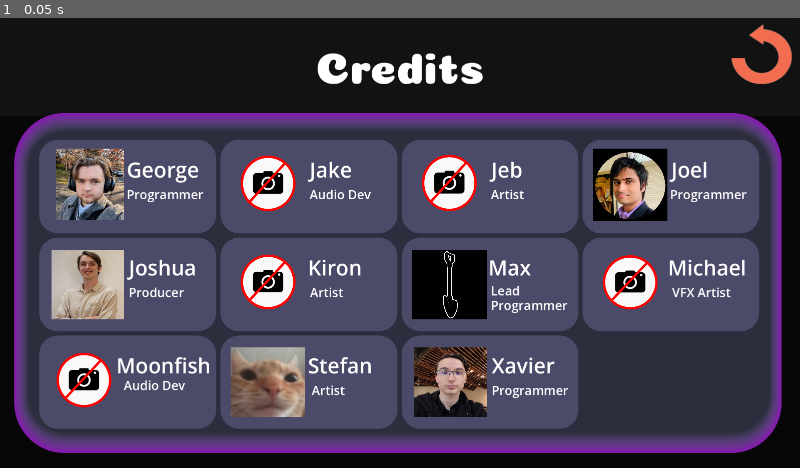
Above: before the commit, frame 1.
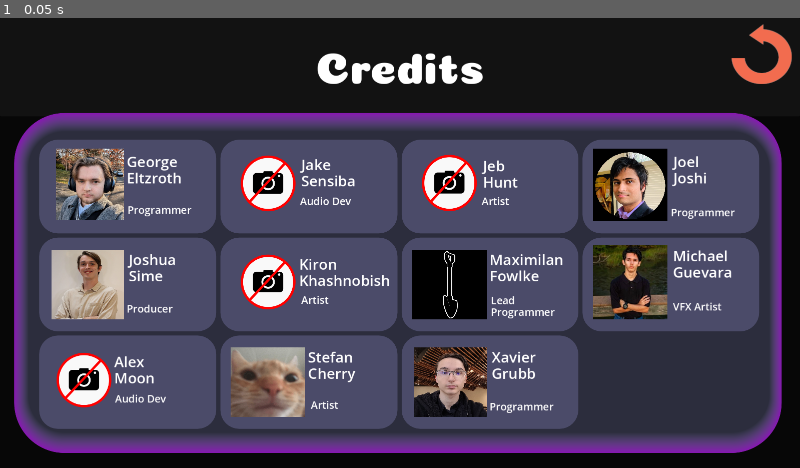
Above: after the commit, the same moment.

Repository: corpusCallosotomy/BubbleBowl
Game: Godot game, scene res://scenes/screens/menus/Credits.tscn
The game is run twice, just before and just after one commit, with the same random seed, the same clock (stepped at 60 frames per second) and the same inputs. This scene is started directly instead of the project's main scene.
Inputs:
- Up to frame 1 (0.05 s): no input

The runs differ from the first frame. In frame 1, 5.4% of the frame differs, in the area x 14-94%, y 30-88%.

Commit message:
Update Credits
Last Names Added

Diff:
--- a/scenes/screens/menus/Credits.tscn
+++ b/scenes/screens/menus/Credits.tscn
@@ -10,6 +10,7 @@
 [ext_resource type="Texture2D" uid="uid://f3fds8gkrko0" path="res://art/UI/credit_icons/new_icons/Joshua.jpg" id="7_gydcs"]
 [ext_resource type="Texture2D" uid="uid://btcorpagb0nbo" path="res://art/UI/credit_icons/new_icons/max.png" id="8_evda8"]
 [ext_resource type="Texture2D" uid="uid://dlb6aqjmwt41" path="res://art/UI/credit_icons/new_icons/stefan.png" id="9_smtvr"]
+[ext_resource type="Texture2D" uid="uid://dphapnburcl55" path="res://art/UI/credit_icons/new_icons/Michael.png" id="10_pujtw"]
 [ext_resource type="Texture2D" uid="uid://bi50agtmumvtq" path="res://art/UI/credit_icons/new_icons/Xavier.jpg" id="10_vul4o"]
 
 [sub_resource type="StyleBoxTexture" id="StyleBoxTexture_fif3c"]
@@ -41,7 +42,8 @@
 corner_radius_bottom_left = 45
 
 [sub_resource type="LabelSettings" id="LabelSettings_jpr2e"]
-font_size = 50
+line_spacing = -10.0
+font_size = 35
 
 [node name="Credits" type="Control"]
 layout_mode = 3
@@ -154,7 +156,8 @@
 offset_bottom = 1.5
 grow_vertical = 2
 theme_override_font_sizes/font_size = 36
-text = "George"
+text = "George
+Eltzroth"
 label_settings = SubResource("LabelSettings_jpr2e")
 vertical_alignment = 1
 
@@ -163,12 +166,12 @@
 anchors_preset = 4
 anchor_top = 0.5
 anchor_bottom = 0.5
-offset_left = 210.0
-offset_top = -17.5
-offset_right = 419.0
-offset_bottom = 55.5
-grow_vertical = 2
-theme_override_font_sizes/font_size = 30
+offset_left = 212.0
+offset_top = 19.5
+offset_right = 421.0
+offset_bottom = 92.5
+grow_vertical = 2
+theme_override_font_sizes/font_size = 25
 text = "Programmer"
 vertical_alignment = 1
 
@@ -196,13 +199,14 @@
 anchors_preset = 4
 anchor_top = 0.5
 anchor_bottom = 0.5
-offset_left = 214.0
-offset_top = -83.5
-offset_right = 423.0
-offset_bottom = 1.5
-grow_vertical = 2
-theme_override_font_sizes/font_size = 36
-text = "Jake"
+offset_left = 194.0
+offset_top = -77.5
+offset_right = 403.0
+offset_bottom = 10.5
+grow_vertical = 2
+theme_override_font_sizes/font_size = 90
+text = "Jake
+Sensiba"
 label_settings = SubResource("LabelSettings_jpr2e")
 vertical_alignment = 1
 
@@ -211,12 +215,12 @@
 anchors_preset = 4
 anchor_top = 0.5
 anchor_bottom = 0.5
-offset_left = 214.0
-offset_top = -17.5
-offset_right = 423.0
-offset_bottom = 55.5
-grow_vertical = 2
-theme_override_font_sizes/font_size = 30
+offset_left = 191.0
+offset_top = -1.5
+offset_right = 400.0
+offset_bottom = 71.5
+grow_vertical = 2
+theme_override_font_sizes/font_size = 25
 text = "Audio Dev"
 vertical_alignment = 1
 
@@ -240,6 +244,104 @@
 theme_override_styles/panel = SubResource("StyleBoxFlat_vn8ey")
 
 [node name="Name" type="Label" parent="CanvasLayer/ButtonMenu/GridContainer/Jeb"]
+layout_mode = 1
+anchors_preset = 4
+anchor_top = 0.5
+anchor_bottom = 0.5
+offset_left = 195.0
+offset_top = -74.5
+offset_right = 404.0
+offset_bottom = 13.5
+grow_vertical = 2
+theme_override_font_sizes/font_size = 36
+text = "Jeb
+Hunt"
+label_settings = SubResource("LabelSettings_jpr2e")
+vertical_alignment = 1
+
+[node name="Role" type="Label" parent="CanvasLayer/ButtonMenu/GridContainer/Jeb"]
+layout_mode = 1
+anchors_preset = 4
+anchor_top = 0.5
+anchor_bottom = 0.5
+offset_left = 192.0
+offset_top = -1.5
+offset_right = 401.0
+offset_bottom = 71.5
+grow_vertical = 2
+theme_override_font_sizes/font_size = 25
+text = "Artist"
+vertical_alignment = 1
+
+[node name="TextureRect" type="TextureRect" parent="CanvasLayer/ButtonMenu/GridContainer/Jeb"]
+layout_mode = 1
+anchors_preset = 4
+anchor_top = 0.5
+anchor_bottom = 0.5
+offset_left = 25.0
+offset_top = -100.5
+offset_right = 204.0
+offset_bottom = 83.5
+grow_vertical = 2
+texture = ExtResource("5_y8s6l")
+expand_mode = 1
+
+[node name="Joel" type="Panel" parent="CanvasLayer/ButtonMenu/GridContainer"]
+layout_mode = 2
+size_flags_horizontal = 3
+size_flags_vertical = 3
+theme_override_styles/panel = SubResource("StyleBoxFlat_vn8ey")
+
+[node name="Name" type="Label" parent="CanvasLayer/ButtonMenu/GridContainer/Joel"]
+layout_mode = 1
+anchors_preset = 4
+anchor_top = 0.5
+anchor_bottom = 0.5
+offset_left = 218.0
+offset_top = -85.0
+offset_right = 427.0
+offset_bottom = 3.0
+grow_vertical = 2
+theme_override_font_sizes/font_size = 36
+text = "Joel
+Joshi"
+label_settings = SubResource("LabelSettings_jpr2e")
+vertical_alignment = 1
+
+[node name="Role" type="Label" parent="CanvasLayer/ButtonMenu/GridContainer/Joel"]
+layout_mode = 1
+anchors_preset = 4
+anchor_top = 0.5
+anchor_bottom = 0.5
+offset_left = 212.0
+offset_top = 25.5
+offset_right = 433.0
+offset_bottom = 98.5
+grow_vertical = 2
+theme_override_font_sizes/font_size = 25
+text = "Programmer"
+vertical_alignment = 1
+
+[node name="TextureRect" type="TextureRect" parent="CanvasLayer/ButtonMenu/GridContainer/Joel"]
+layout_mode = 1
+anchors_preset = 4
+anchor_top = 0.5
+anchor_bottom = 0.5
+offset_left = 25.0
+offset_top = -91.5
+offset_right = 204.0
+offset_bottom = 83.5
+grow_vertical = 2
+texture = ExtResource("6_7f1po")
+expand_mode = 1
+
+[node name="Joshua" type="Panel" parent="CanvasLayer/ButtonMenu/GridContainer"]
+layout_mode = 2
+size_flags_horizontal = 3
+size_flags_vertical = 3
+theme_override_styles/panel = SubResource("StyleBoxFlat_vn8ey")
+
+[node name="Name" type="Label" parent="CanvasLayer/ButtonMenu/GridContainer/Joshua"]
 layout_mode = 1
 anchors_preset = 4
 anchor_top = 0.5
@@ -250,117 +352,22 @@
 offset_bottom = 1.5
 grow_vertical = 2
 theme_override_font_sizes/font_size = 36
-text = "Jeb"
-label_settings = SubResource("LabelSettings_jpr2e")
-vertical_alignment = 1
-
-[node name="Role" type="Label" parent="CanvasLayer/ButtonMenu/GridContainer/Jeb"]
-layout_mode = 1
-anchors_preset = 4
-anchor_top = 0.5
-anchor_bottom = 0.5
-offset_left = 214.0
-offset_top = -17.5
-offset_right = 423.0
-offset_bottom = 55.5
-grow_vertical = 2
-theme_override_font_sizes/font_size = 30
-text = "Artist"
-vertical_alignment = 1
-
-[node name="TextureRect" type="TextureRect" parent="CanvasLayer/ButtonMenu/GridContainer/Jeb"]
-layout_mode = 1
-anchors_preset = 4
-anchor_top = 0.5
-anchor_bottom = 0.5
-offset_left = 25.0
-offset_top = -100.5
-offset_right = 204.0
-offset_bottom = 83.5
-grow_vertical = 2
-texture = ExtResource("5_y8s6l")
-expand_mode = 1
-
-[node name="Joel" type="Panel" parent="CanvasLayer/ButtonMenu/GridContainer"]
-layout_mode = 2
-size_flags_horizontal = 3
-size_flags_vertical = 3
-theme_override_styles/panel = SubResource("StyleBoxFlat_vn8ey")
-
-[node name="Name" type="Label" parent="CanvasLayer/ButtonMenu/GridContainer/Joel"]
-layout_mode = 1
-anchors_preset = 4
-anchor_top = 0.5
-anchor_bottom = 0.5
-offset_left = 213.0
-offset_top = -83.5
-offset_right = 422.0
-offset_bottom = 1.5
-grow_vertical = 2
-theme_override_font_sizes/font_size = 36
-text = "Joel"
-label_settings = SubResource("LabelSettings_jpr2e")
-vertical_alignment = 1
-
-[node name="Role" type="Label" parent="CanvasLayer/ButtonMenu/GridContainer/Joel"]
+text = "Joshua
+Sime"
+label_settings = SubResource("LabelSettings_jpr2e")
+vertical_alignment = 1
+
+[node name="Role" type="Label" parent="CanvasLayer/ButtonMenu/GridContainer/Joshua"]
 layout_mode = 1
 anchors_preset = 4
 anchor_top = 0.5
 anchor_bottom = 0.5
 offset_left = 210.0
-offset_top = -17.5
-offset_right = 431.0
-offset_bottom = 55.5
-grow_vertical = 2
-theme_override_font_sizes/font_size = 30
-text = "Programmer"
-vertical_alignment = 1
-
-[node name="TextureRect" type="TextureRect" parent="CanvasLayer/ButtonMenu/GridContainer/Joel"]
-layout_mode = 1
-anchors_preset = 4
-anchor_top = 0.5
-anchor_bottom = 0.5
-offset_left = 25.0
-offset_top = -91.5
-offset_right = 204.0
-offset_bottom = 83.5
-grow_vertical = 2
-texture = ExtResource("6_7f1po")
-expand_mode = 1
-
-[node name="Joshua" type="Panel" parent="CanvasLayer/ButtonMenu/GridContainer"]
-layout_mode = 2
-size_flags_horizontal = 3
-size_flags_vertical = 3
-theme_override_styles/panel = SubResource("StyleBoxFlat_vn8ey")
-
-[node name="Name" type="Label" parent="CanvasLayer/ButtonMenu/GridContainer/Joshua"]
-layout_mode = 1
-anchors_preset = 4
-anchor_top = 0.5
-anchor_bottom = 0.5
-offset_left = 215.0
-offset_top = -83.5
-offset_right = 424.0
-offset_bottom = 1.5
-grow_vertical = 2
-theme_override_font_sizes/font_size = 36
-text = "Joshua"
-label_settings = SubResource("LabelSettings_jpr2e")
-vertical_alignment = 1
-
-[node name="Role" type="Label" parent="CanvasLayer/ButtonMenu/GridContainer/Joshua"]
-layout_mode = 1
-anchors_preset = 4
-anchor_top = 0.5
-anchor_bottom = 0.5
-offset_left = 215.0
-offset_top = -17.5
-offset_right = 424.0
-offset_bottom = 55.5
-grow_vertical = 2
-theme_override_font_sizes/font_size = 30
+offset_top = 21.5
+offset_right = 419.0
+offset_bottom = 94.5
+grow_vertical = 2
+theme_override_font_sizes/font_size = 25
 text = "Producer"
 vertical_alignment = 1
 
@@ -384,6 +391,217 @@
 theme_override_styles/panel = SubResource("StyleBoxFlat_vn8ey")
 
 [node name="Name" type="Label" parent="CanvasLayer/ButtonMenu/GridContainer/Kiron"]
+layout_mode = 1
+anchors_preset = 4
+anchor_top = 0.5
+anchor_bottom = 0.5
+offset_left = 189.0
+offset_top = -73.5
+offset_right = 407.0
+offset_bottom = 14.5
+grow_vertical = 2
+theme_override_font_sizes/font_size = 36
+text = "Kiron
+Khashnobish"
+label_settings = SubResource("LabelSettings_jpr2e")
+vertical_alignment = 1
+
+[node name="Role" type="Label" parent="CanvasLayer/ButtonMenu/GridContainer/Kiron"]
+layout_mode = 1
+anchors_preset = 4
+anchor_top = 0.5
+anchor_bottom = 0.5
+offset_left = 194.0
+offset_top = 0.5
+offset_right = 403.0
+offset_bottom = 73.5
+grow_vertical = 2
+theme_override_font_sizes/font_size = 25
+text = "Artist"
+vertical_alignment = 1
+
+[node name="TextureRect" type="TextureRect" parent="CanvasLayer/ButtonMenu/GridContainer/Kiron"]
+layout_mode = 1
+anchors_preset = 4
+anchor_top = 0.5
+anchor_bottom = 0.5
+offset_left = 25.0
+offset_top = -95.5
+offset_right = 204.0
+offset_bottom = 83.5
+grow_vertical = 2
+texture = ExtResource("5_y8s6l")
+expand_mode = 1
+
+[node name="Max" type="Panel" parent="CanvasLayer/ButtonMenu/GridContainer"]
+layout_mode = 2
+size_flags_horizontal = 3
+size_flags_vertical = 3
+theme_override_styles/panel = SubResource("StyleBoxFlat_vn8ey")
+
+[node name="Name" type="Label" parent="CanvasLayer/ButtonMenu/GridContainer/Max"]
+layout_mode = 1
+anchors_preset = 4
+anchor_top = 0.5
+anchor_bottom = 0.5
+offset_left = 211.0
+offset_top = -85.0
+offset_right = 420.0
+offset_bottom = 3.0
+grow_vertical = 2
+theme_override_font_sizes/font_size = 36
+text = "Maximilan
+Fowlke"
+label_settings = SubResource("LabelSettings_jpr2e")
+vertical_alignment = 1
+
+[node name="Role" type="Label" parent="CanvasLayer/ButtonMenu/GridContainer/Max"]
+layout_mode = 1
+anchors_preset = 4
+anchor_top = 0.5
+anchor_bottom = 0.5
+offset_left = 214.0
+offset_top = 12.5
+offset_right = 435.0
+offset_bottom = 64.5
+grow_vertical = 2
+theme_override_font_sizes/font_size = 25
+text = "Lead
+"
+vertical_alignment = 1
+
+[node name="Role2" type="Label" parent="CanvasLayer/ButtonMenu/GridContainer/Max"]
+layout_mode = 1
+anchors_preset = 4
+anchor_top = 0.5
+anchor_bottom = 0.5
+offset_left = 214.0
+offset_top = 28.5
+offset_right = 435.0
+offset_bottom = 103.5
+grow_vertical = 2
+theme_override_font_sizes/font_size = 25
+text = "Programmer"
+vertical_alignment = 1
+
+[node name="TextureRect" type="TextureRect" parent="CanvasLayer/ButtonMenu/GridContainer/Max"]
+layout_mode = 1
+anchors_preset = 4
+anchor_top = 0.5
+anchor_bottom = 0.5
+offset_left = 25.0
+offset_top = -83.5
+offset_right = 204.0
+offset_bottom = 83.5
+grow_vertical = 2
+texture = ExtResource("8_evda8")
+expand_mode = 1
+
+[node name="Michael" type="Panel" parent="CanvasLayer/ButtonMenu/GridContainer"]
+layout_mode = 2
+size_flags_horizontal = 3
+size_flags_vertical = 3
+theme_override_styles/panel = SubResource("StyleBoxFlat_vn8ey")
+
+[node name="Name" type="Label" parent="CanvasLayer/ButtonMenu/GridContainer/Michael"]
+layout_mode = 1
+anchors_preset = 4
+anchor_top = 0.5
+anchor_bottom = 0.5
+offset_left = 217.0
+offset_top = -93.5
+offset_right = 426.0
+offset_bottom = -5.5
+grow_vertical = 2
+theme_override_font_sizes/font_size = 36
+text = "Michael
+Guevara"
+label_settings = SubResource("LabelSettings_jpr2e")
+vertical_alignment = 1
+
+[node name="Role" type="Label" parent="CanvasLayer/ButtonMenu/GridContainer/Michael"]
+layout_mode = 1
+anchors_preset = 4
+anchor_top = 0.5
+anchor_bottom = 0.5
+offset_left = 217.0
+offset_top = 16.5
+offset_right = 438.0
+offset_bottom = 89.5
+grow_vertical = 2
+theme_override_font_sizes/font_size = 25
+text = "VFX Artist"
+vertical_alignment = 1
+
+[node name="TextureRect" type="TextureRect" parent="CanvasLayer/ButtonMenu/GridContainer/Michael"]
+layout_mode = 1
+anchors_preset = 4
+anchor_top = 0.5
+anchor_bottom = 0.5
+offset_left = 25.0
+offset_top = -93.5
+offset_right = 204.0
+offset_bottom = 83.5
+grow_vertical = 2
+texture = ExtResource("10_pujtw")
+expand_mode = 1
+
+[node name="Moonfish" type="Panel" parent="CanvasLayer/ButtonMenu/GridContainer"]
+layout_mode = 2
+size_flags_horizontal = 3
+size_flags_vertical = 3
+theme_override_styles/panel = SubResource("StyleBoxFlat_vn8ey")
+
+[node name="Name" type="Label" parent="CanvasLayer/ButtonMenu/GridContainer/Moonfish"]
+layout_mode = 1
+anchors_preset = 4
+anchor_top = 0.5
+anchor_bottom = 0.5
+offset_left = 180.0
+offset_top = -74.0
+offset_right = 430.0
+offset_bottom = 14.0
+grow_vertical = 2
+theme_override_font_sizes/font_size = 36
+text = "Alex
+Moon"
+label_settings = SubResource("LabelSettings_jpr2e")
+vertical_alignment = 1
+
+[node name="Role" type="Label" parent="CanvasLayer/ButtonMenu/GridContainer/Moonfish"]
+layout_mode = 1
+anchors_preset = 4
+anchor_top = 0.5
+anchor_bottom = 0.5
+offset_left = 182.0
+offset_top = 3.0
+offset_right = 391.0
+offset_bottom = 76.0
+grow_vertical = 2
+theme_override_font_sizes/font_size = 25
+text = "Audio Dev"
+vertical_alignment = 1
+
+[node name="TextureRect" type="TextureRect" parent="CanvasLayer/ButtonMenu/GridContainer/Moonfish"]
+layout_mode = 1
+anchors_preset = 4
+anchor_top = 0.5
+anchor_bottom = 0.5
+offset_left = 18.0
+offset_top = -94.0
+offset_right = 197.0
+offset_bottom = 84.0
+grow_vertical = 2
+texture = ExtResource("5_y8s6l")
+expand_mode = 1
+
+[node name="Stefan" type="Panel" parent="CanvasLayer/ButtonMenu/GridContainer"]
+layout_mode = 2
+size_flags_horizontal = 3
+size_flags_vertical = 3
+theme_override_styles/panel = SubResource("StyleBoxFlat_vn8ey")
+
+[node name="Name" type="Label" parent="CanvasLayer/ButtonMenu/GridContainer/Stefan"]
 layout_mode = 1
 anchors_preset = 4
 anchor_top = 0.5
@@ -394,214 +612,8 @@
 offset_bottom = 1.5
 grow_vertical = 2
 theme_override_font_sizes/font_size = 36
-text = "Kiron"
-label_settings = SubResource("LabelSettings_jpr2e")
-vertical_alignment = 1
-
-[node name="Role" type="Label" parent="CanvasLayer/ButtonMenu/GridContainer/Kiron"]
-layout_mode = 1
-anchors_preset = 4
-anchor_top = 0.5
-anchor_bottom = 0.5
-offset_left = 215.0
-offset_top = -17.5
-offset_right = 424.0
-offset_bottom = 55.5
-grow_vertical = 2
-theme_override_font_sizes/font_size = 30
-text = "Artist"
-vertical_alignment = 1
-
-[node name="TextureRect" type="TextureRect" parent="CanvasLayer/ButtonMenu/GridContainer/Kiron"]
-layout_mode = 1
-anchors_preset = 4
-anchor_top = 0.5
-anchor_bottom = 0.5
-offset_left = 25.0
-offset_top = -95.5
-offset_right = 204.0
-offset_bottom = 83.5
-grow_vertical = 2
-texture = ExtResource("5_y8s6l")
-expand_mode = 1
-
-[node name="Max" type="Panel" parent="CanvasLayer/ButtonMenu/GridContainer"]
-layout_mode = 2
-size_flags_horizontal = 3
-size_flags_vertical = 3
-theme_override_styles/panel = SubResource("StyleBoxFlat_vn8ey")
-
-[node name="Name" type="Label" parent="CanvasLayer/ButtonMenu/GridContainer/Max"]
-layout_mode = 1
-anchors_preset = 4
-anchor_top = 0.5
-anchor_bottom = 0.5
-offset_left = 208.0
-offset_top = -83.5
-offset_right = 417.0
-offset_bottom = 1.5
-grow_vertical = 2
-theme_override_font_sizes/font_size = 36
-text = "Max"
-label_settings = SubResource("LabelSettings_jpr2e")
-vertical_alignment = 1
-
-[node name="Role" type="Label" parent="CanvasLayer/ButtonMenu/GridContainer/Max"]
-layout_mode = 1
-anchors_preset = 4
-anchor_top = 0.5
-anchor_bottom = 0.5
-offset_left = 214.0
-offset_top = -12.0
-offset_right = 435.0
-offset_bottom = 40.0
-grow_vertical = 2
-theme_override_font_sizes/font_size = 30
-text = "Lead
-"
-vertical_alignment = 1
-
-[node name="Role2" type="Label" parent="CanvasLayer/ButtonMenu/GridContainer/Max"]
-layout_mode = 1
-anchors_preset = 4
-anchor_top = 0.5
-anchor_bottom = 0.5
-offset_left = 214.0
-offset_top = 12.0
-offset_right = 435.0
-offset_bottom = 87.0
-grow_vertical = 2
-theme_override_font_sizes/font_size = 30
-text = "Programmer"
-vertical_alignment = 1
-
-[node name="TextureRect" type="TextureRect" parent="CanvasLayer/ButtonMenu/GridContainer/Max"]
-layout_mode = 1
-anchors_preset = 4
-anchor_top = 0.5
-anchor_bottom = 0.5
-offset_left = 25.0
-offset_top = -83.5
-offset_right = 204.0
-offset_bottom = 83.5
-grow_vertical = 2
-texture = ExtResource("8_evda8")
-expand_mode = 1
-
-[node name="Michael" type="Panel" parent="CanvasLayer/ButtonMenu/GridContainer"]
-layout_mode = 2
-size_flags_horizontal = 3
-size_flags_vertical = 3
-theme_override_styles/panel = SubResource("StyleBoxFlat_vn8ey")
-
-[node name="Name" type="Label" parent="CanvasLayer/ButtonMenu/GridContainer/Michael"]
-layout_mode = 1
-anchors_preset = 4
-anchor_top = 0.5
-anchor_bottom = 0.5
-offset_left = 205.0
-offset_top = -83.5
-offset_right = 414.0
-offset_bottom = 1.5
-grow_vertical = 2
-theme_override_font_sizes/font_size = 36
-text = "Michael"
-label_settings = SubResource("LabelSettings_jpr2e")
-vertical_alignment = 1
-
-[node name="Role" type="Label" parent="CanvasLayer/ButtonMenu/GridContainer/Michael"]
-layout_mode = 1
-anchors_preset = 4
-anchor_top = 0.5
-anchor_bottom = 0.5
-offset_left = 215.0
-offset_top = -17.5
-offset_right = 436.0
-offset_bottom = 55.5
-grow_vertical = 2
-theme_override_font_sizes/font_size = 30
-text = "VFX Artist"
-vertical_alignment = 1
-
-[node name="TextureRect" type="TextureRect" parent="CanvasLayer/ButtonMenu/GridContainer/Michael"]
-layout_mode = 1
-anchors_preset = 4
-anchor_top = 0.5
-anchor_bottom = 0.5
-offset_left = 25.0
-offset_top = -93.5
-offset_right = 204.0
-offset_bottom = 83.5
-grow_vertical = 2
-texture = ExtResource("5_y8s6l")
-expand_mode = 1
-
-[node name="Moonfish" type="Panel" parent="CanvasLayer/ButtonMenu/GridContainer"]
-layout_mode = 2
-size_flags_horizontal = 3
-size_flags_vertical = 3
-theme_override_styles/panel = SubResource("StyleBoxFlat_vn8ey")
-
-[node name="Name" type="Label" parent="CanvasLayer/ButtonMenu/GridContainer/Moonfish"]
-layout_mode = 1
-anchors_preset = 4
-anchor_top = 0.5
-anchor_bottom = 0.5
-offset_left = 185.0
-offset_top = -83.5
-offset_right = 435.0
-offset_bottom = 1.5
-grow_vertical = 2
-theme_override_font_sizes/font_size = 36
-text = "Moonfish"
-label_settings = SubResource("LabelSettings_jpr2e")
-vertical_alignment = 1
-
-[node name="Role" type="Label" parent="CanvasLayer/ButtonMenu/GridContainer/Moonfish"]
-layout_mode = 1
-anchors_preset = 4
-anchor_top = 0.5
-anchor_bottom = 0.5
-offset_left = 203.0
-offset_top = -29.0
-offset_right = 412.0
-offset_bottom = 44.0
-grow_vertical = 2
-theme_override_font_sizes/font_size = 30
-text = "Audio Dev"
-vertical_alignment = 1
-
-[node name="TextureRect" type="TextureRect" parent="CanvasLayer/ButtonMenu/GridContainer/Moonfish"]
-layout_mode = 1
-anchors_preset = 4
-anchor_top = 0.5
-anchor_bottom = 0.5
-offset_left = 18.0
-offset_top = -94.0
-offset_right = 197.0
-offset_bottom = 84.0
-grow_vertical = 2
-texture = ExtResource("5_y8s6l")
-expand_mode = 1
-
-[node name="Stefan" type="Panel" parent="CanvasLayer/ButtonMenu/GridContainer"]
-layout_mode = 2
-size_flags_horizontal = 3
-size_flags_vertical = 3
-theme_override_styles/panel = SubResource("StyleBoxFlat_vn8ey")
-
-[node name="Name" type="Label" parent="CanvasLayer/ButtonMenu/GridContainer/Stefan"]
-layout_mode = 1
-anchors_preset = 4
-anchor_top = 0.5
-anchor_bottom = 0.5
-offset_left = 210.0
-offset_top = -83.5
-offset_right = 419.0
-offset_bottom = 1.5
-grow_vertical = 2
-theme_override_font_sizes/font_size = 36
-text = "Stefan"
+text = "Stefan
+Cherry"
 label_settings = SubResource("LabelSettings_jpr2e")
 vertical_alignment = 1
 
@@ -610,12 +622,12 @@
 anchors_preset = 4
 anchor_top = 0.5
 anchor_bottom = 0.5
-offset_left = 219.0
-offset_top = -17.5
-offset_right = 428.0
-offset_bottom = 55.5
-grow_vertical = 2
-theme_override_font_sizes/font_size = 30
+offset_left = 217.0
+offset_top = 18.0
+offset_right = 426.0
+offset_bottom = 91.0
+grow_vertical = 2
+theme_override_font_sizes/font_size = 25
 text = "Artist"
 vertical_alignment = 1
 
@@ -649,7 +661,8 @@
 offset_bottom = 1.5
 grow_vertical = 2
 theme_override_font_sizes/font_size = 36
-text = "Xavier"
+text = "Xavier
+Grubb"
 label_settings = SubResource("LabelSettings_jpr2e")
 vertical_alignment = 1
 
@@ -658,12 +671,12 @@
 anchors_preset = 4
 anchor_top = 0.5
 anchor_bottom = 0.5
-offset_left = 216.0
-offset_top = -17.5
-offset_right = 437.0
-offset_bottom = 55.5
-grow_vertical = 2
-theme_override_font_sizes/font_size = 30
+offset_left = 211.0
+offset_top = 22.0
+offset_right = 432.0
+offset_bottom = 95.0
+grow_vertical = 2
+theme_override_font_sizes/font_size = 25
 text = "Programmer"
 vertical_alignment = 1
 
Binary file added: art/UI/credit_icons/new_icons/Michael.png
Not shown, added: art/UI/credit_icons/new_icons/Michael.png.import
Not shown: 1 places in scenes/screens/menus/Credits.tscn that only renumber resources
